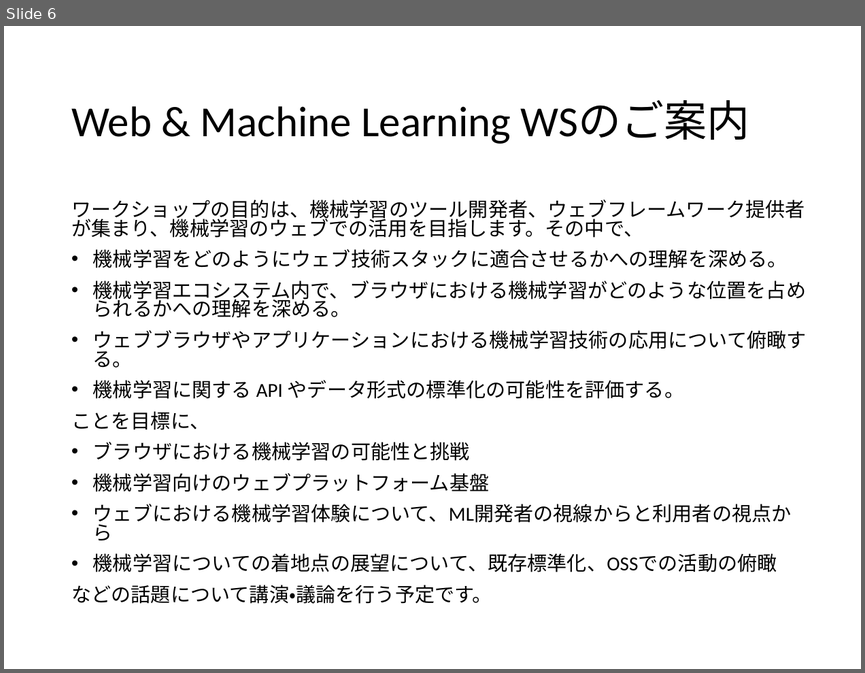
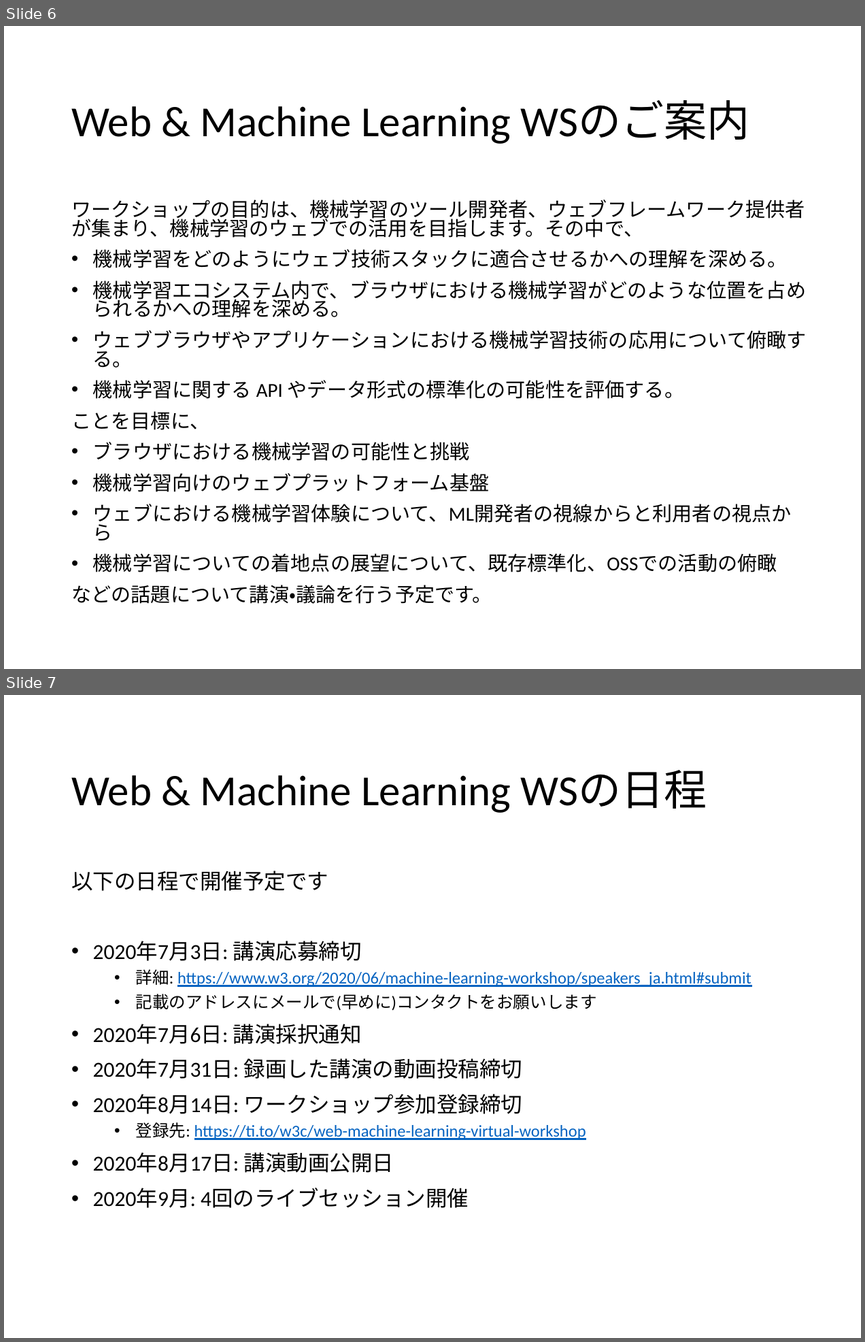
Before and after one commit to himorin/w3c-memo, a slide deck: files/202006-mlws.pptx. Shown one above the other, each under a label of ours: slide 6 before the commit, slides 6 and 7 after it. The pictures are 865x673 and 865x1342 pixels, drawn with LibreOffice and Linux fonts; fonts in the diff are those of the drawing; background and template pictures are left out. Boxes give left, top, right and bottom in pixels: in the first picture for what was removed or moved away, otherwise in the second. Text is boxed around its words. In the diff, an @@ line names an element or a change of style, - is before the commit and + after.

```diff
--- a/files/202006-mlws.pptx
+++ b/files/202006-mlws.pptx
@@ slide 7 added at [4,695,861,1338], background #FFFFFF @@
@@ title added at [71,770,707,813], 36 pt, text #000000 @@
+Web & Machine Learning WSの日程
@@ text added at [71,870,751,1208], 14 pt, text #000000 @@
+以下の日程で開催予定です
+• 2020年7月3日: 講演応募締切
+  • 詳細: https://www.w3.org/2020/06/machine-learning-workshop/speakers_ja.html#submit
+  • 記載のアドレスにメールで(早めに)コンタクトをお願いします
+• 2020年7月6日: 講演採択通知
+• 2020年7月31日: 録画した講演の動画投稿締切
+• 2020年8月14日: ワークショップ参加登録締切
+  • 登録先: https://ti.to/w3c/web-machine-learning-virtual-workshop
+• 2020年8月17日: 講演動画公開日
+• 2020年9月: 4回のライブセッション開催
```
Also in this commit, not shown: 2 slides changed, 1 other file.
